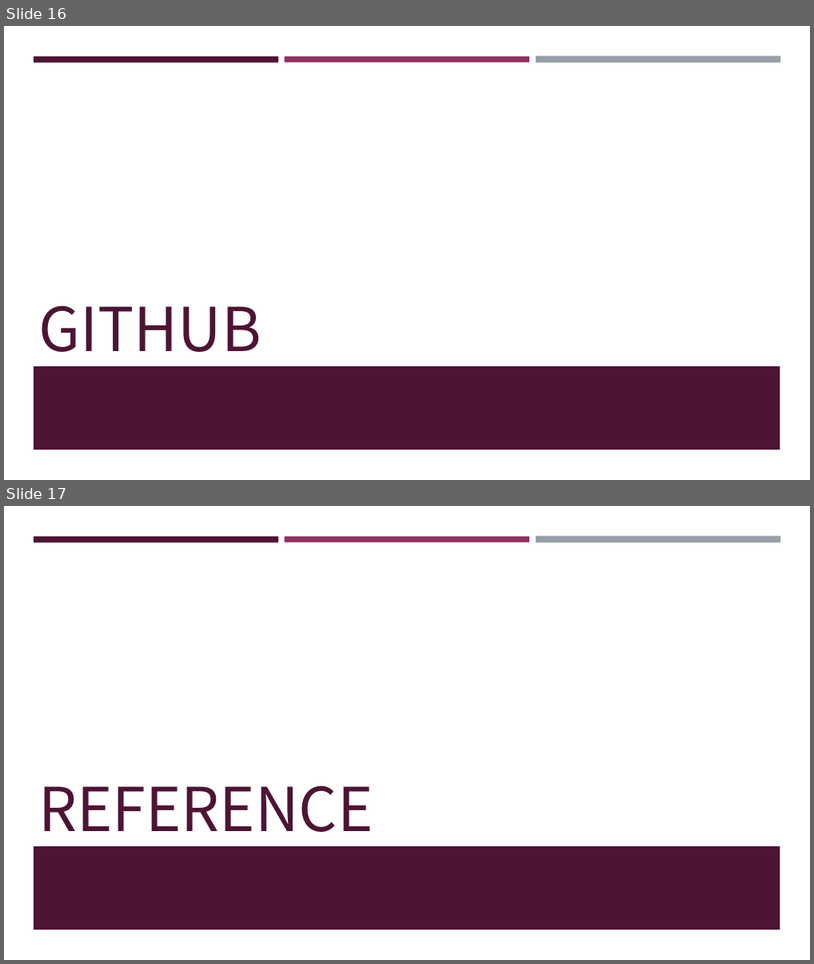
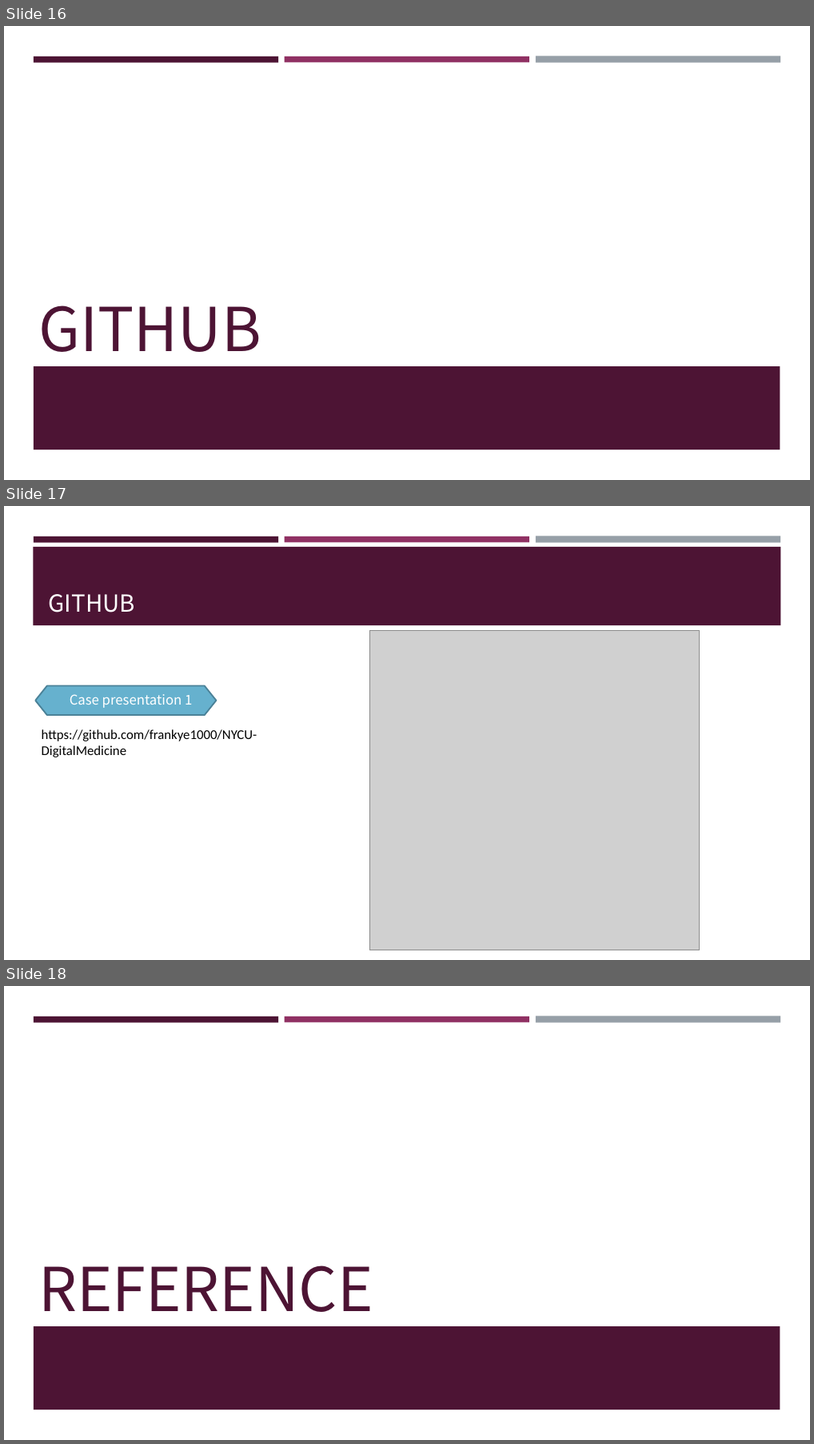
Before and after one commit to frankye1000/NYCU-DigitalMedicine, a slide deck: Case_Presentation_1/ppt/case1.pptx. Shown one above the other, each under a label of ours: slides 16 and 17 before the commit, slides 16, 17 and 18 after it. The pictures are 814x964 and 814x1444 pixels, drawn with LibreOffice and Linux fonts; fonts in the diff are those of the drawing; grey boxes stand for pictures. Boxes give left, top, right and bottom in pixels: in the first picture for what was removed or moved away, otherwise in the second. Text is boxed around its words. In the diff, an @@ line names an element or a change of style, - is before the commit and + after.

Commit message:
update ptt

```diff
--- a/Case_Presentation_1/ppt/case1.pptx
+++ b/Case_Presentation_1/ppt/case1.pptx
@@ slide 17 added at bbox=[4, 506, 810, 960], background #FFFFFF; not listed: 3 template elements that a slide beside it also shows @@
@@ rectangle added at bbox=[33, 547, 782, 625], fill #4D1434 @@
@@ title added at bbox=[49, 594, 135, 612], 28 pt, text #FFFFFF @@
+GITHUB
@@ picture added at bbox=[370, 631, 700, 949] @@
@@ hexagon added at bbox=[35, 686, 216, 715], fill #66B1CE, outline #4B8398 1.75 pt @@
@@ text added at bbox=[70, 694, 192, 708], 16 pt, text #FFFFFF @@
+Case presentation 1
@@ text added at bbox=[42, 729, 258, 757], 16 pt, text #000000 @@
+https://github.com/frankye1000/NYCU-DigitalMedicine
@@ what was slide 17 is now slide 18 @@
```
